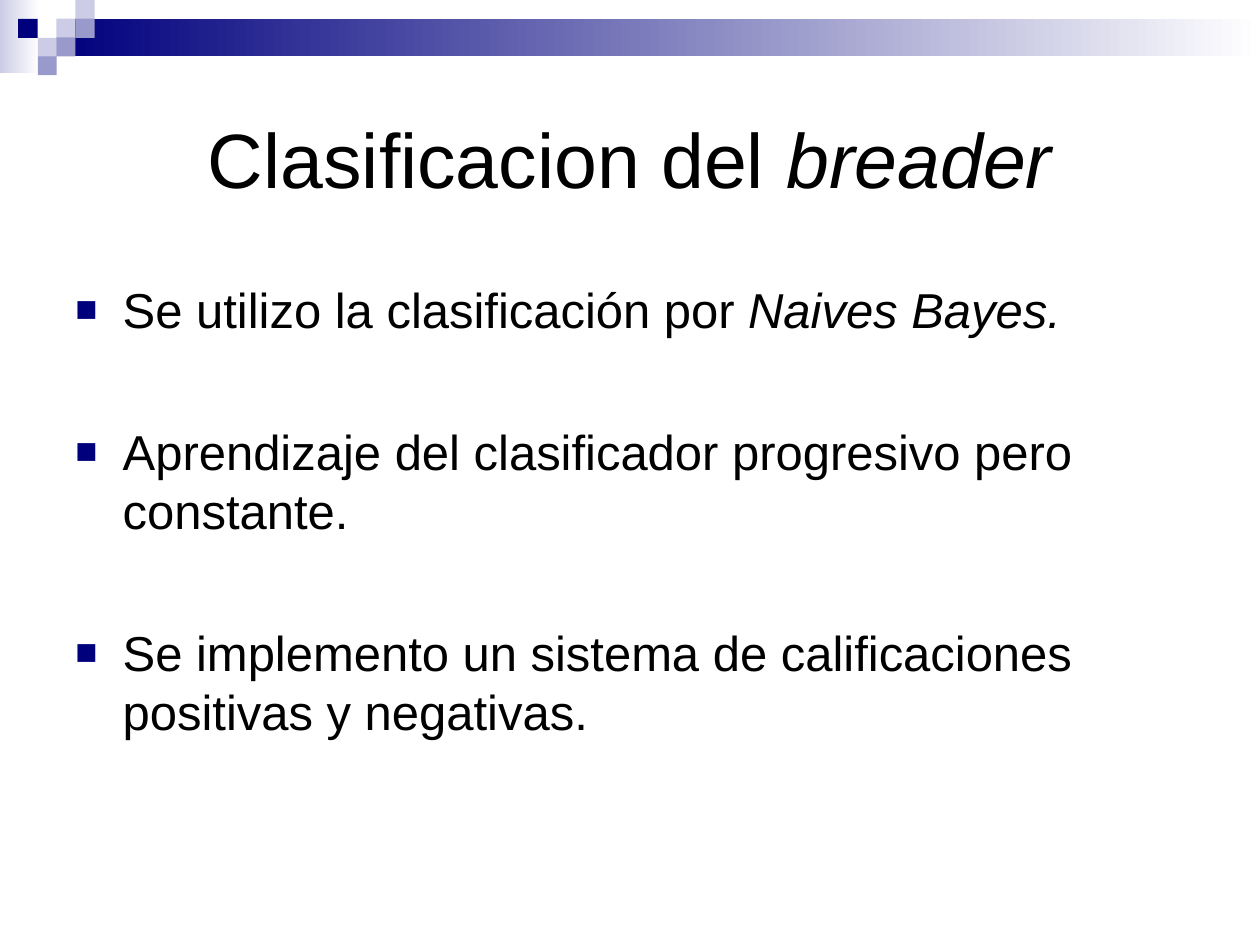
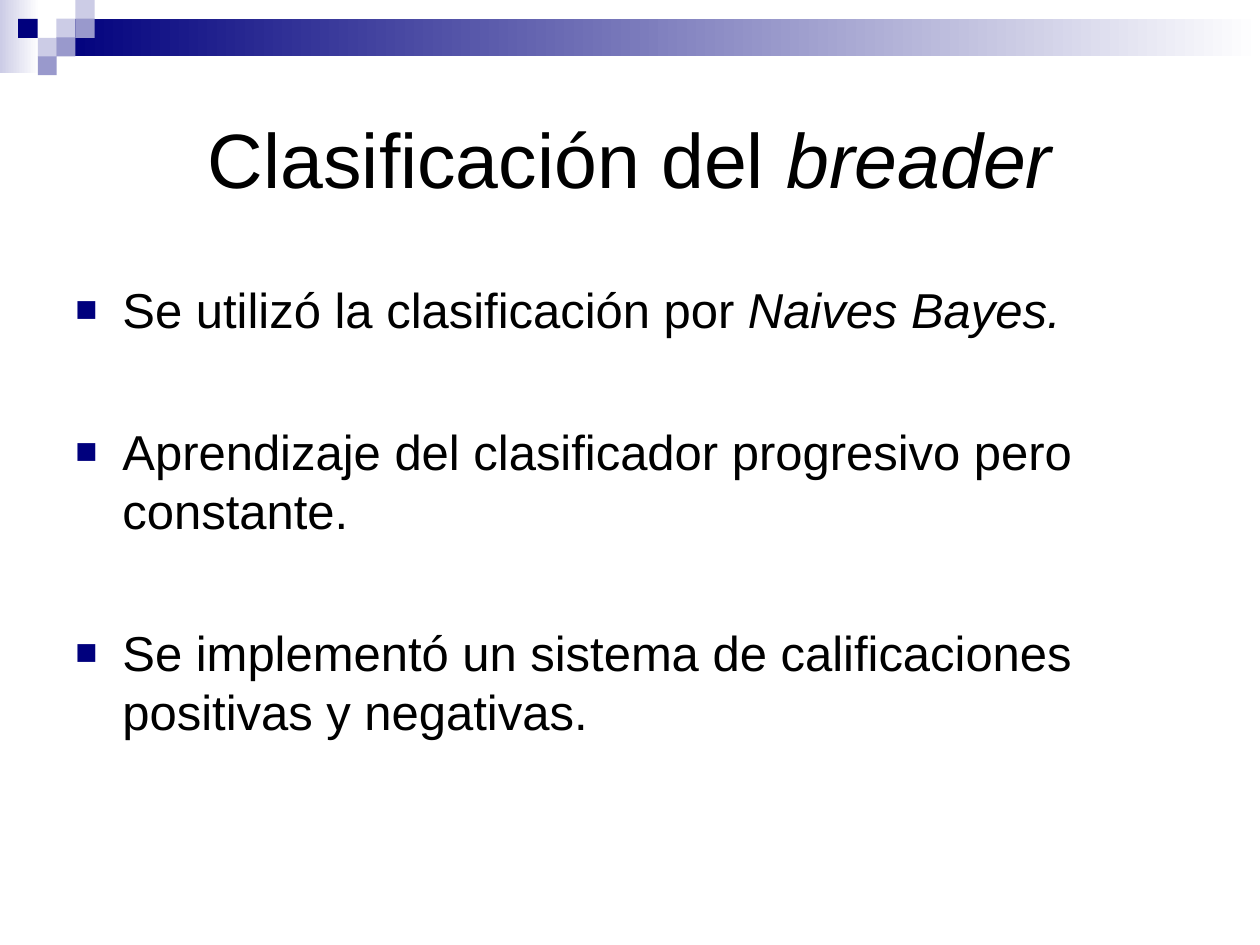
Before and after one commit to pablorusso/breader, a slide deck: slide 7 of disenio/New-Presentation.ppt. Drawn at 1260x945 pixels with LibreOffice and Linux fonts; fonts in the diff are those of the drawing. Boxes give left, top, right and bottom in pixels: in the first picture for what was removed or moved away, otherwise in the second. Text is boxed around its words. In the diff, an @@ line names an element or a change of style, - is before the commit and + after.

```diff
--- a/disenio/New-Presentation.ppt
+++ b/disenio/New-Presentation.ppt
@@ title at (208, 131, 1051, 189): text changed @@
-Clasificacion del breader
+Clasificación del breader
@@ text at (122, 292, 1061, 338): text changed @@
-■ Se utilizo la clasificación por Naives Bayes.
+■ Se utilizó la clasificación por Naives Bayes.
@@ text at (122, 635, 1072, 740): text changed @@
-■ Se implemento un sistema de calificaciones positivas y negativas.
+■ Se implementó un sistema de calificaciones positivas y negativas.
```
Also in this commit, not shown: 6 other slides changed.
